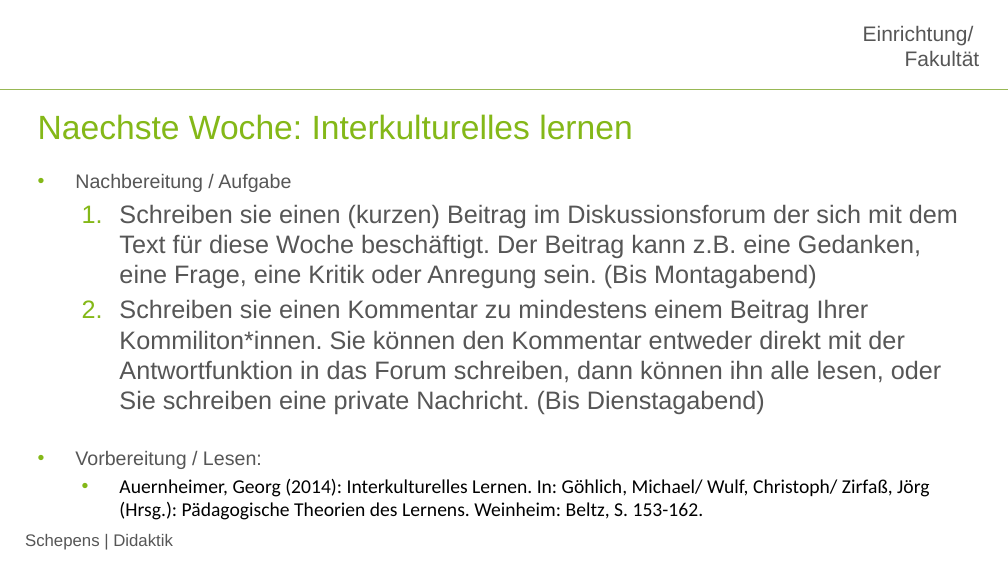
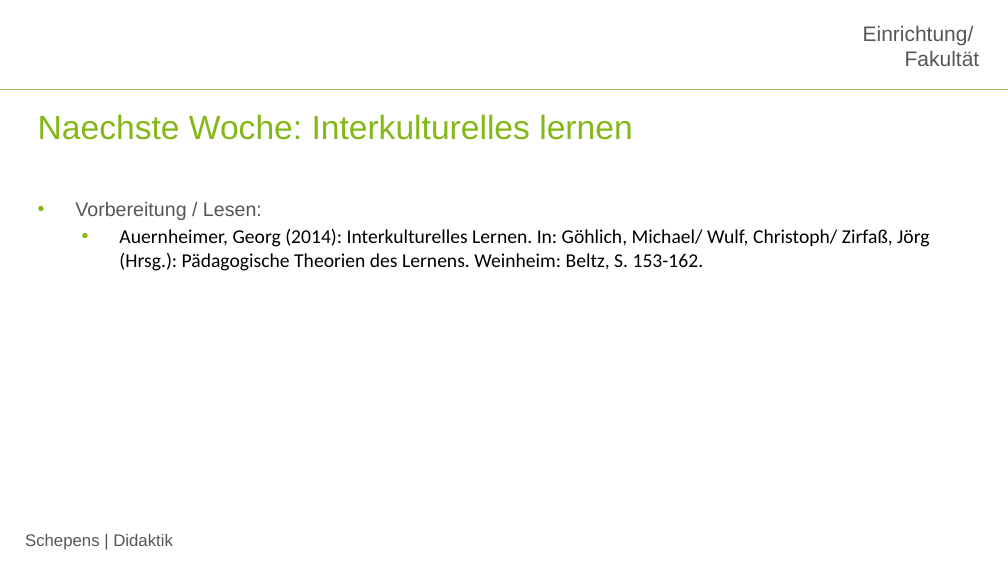
Before and after one commit to jobschepens/didakt22, a slide deck: slide 5 of folien/week8.pptx. Drawn at 1008x567 pixels with LibreOffice and Linux fonts; fonts in the diff are those of the drawing; background and template pictures are left out. Boxes give left, top, right and bottom in pixels: in the first picture for what was removed or moved away, otherwise in the second. Text is boxed around its words. In the diff, an @@ line names an element or a change of style, - is before the commit and + after.

```diff
--- a/folien/week8.pptx
+++ b/folien/week8.pptx
@@ text at <box>75,174,958,414</box>: paragraphs removed @@
-• Nachbereitung / Aufgabe
-  1. Schreiben sie einen (kurzen) Beitrag im Diskussionsforum der sich mit dem Text für diese Woche beschäftigt. Der Beitrag kann z.B. eine Gedanken, eine Frage, eine Kritik oder Anregung sein. (Bis Montagabend)
-  2. Schreiben sie einen Kommentar zu mindestens einem Beitrag Ihrer Kommiliton*innen. Sie können den Kommentar entweder direkt mit der Antwortfunktion in das Forum schreiben, dann können ihn alle lesen, oder Sie schreiben eine private Nachricht. (Bis Dienstagabend)
```
Also in this commit, not shown: 1 other slide changed, 2 other files.
